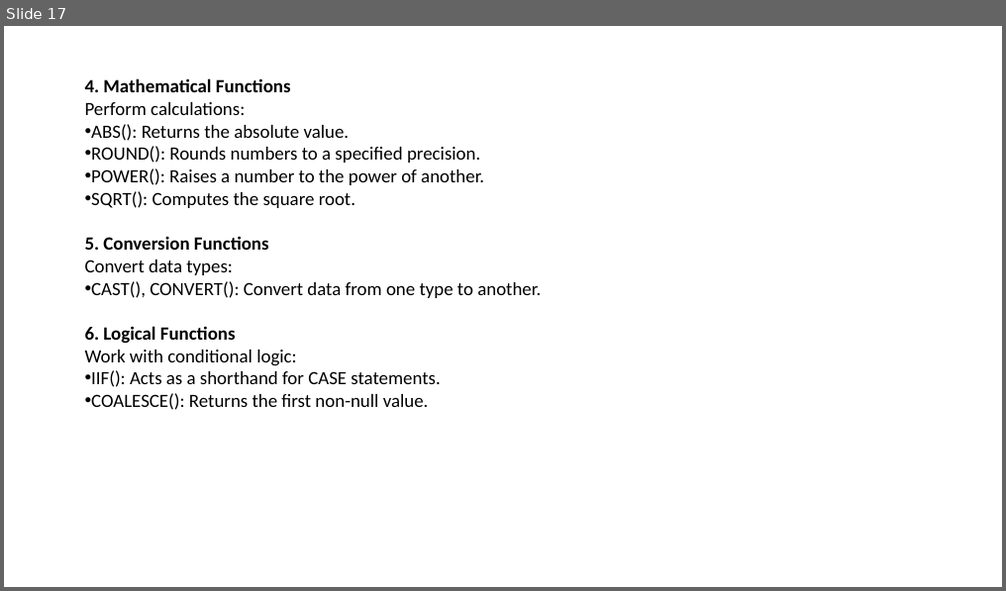
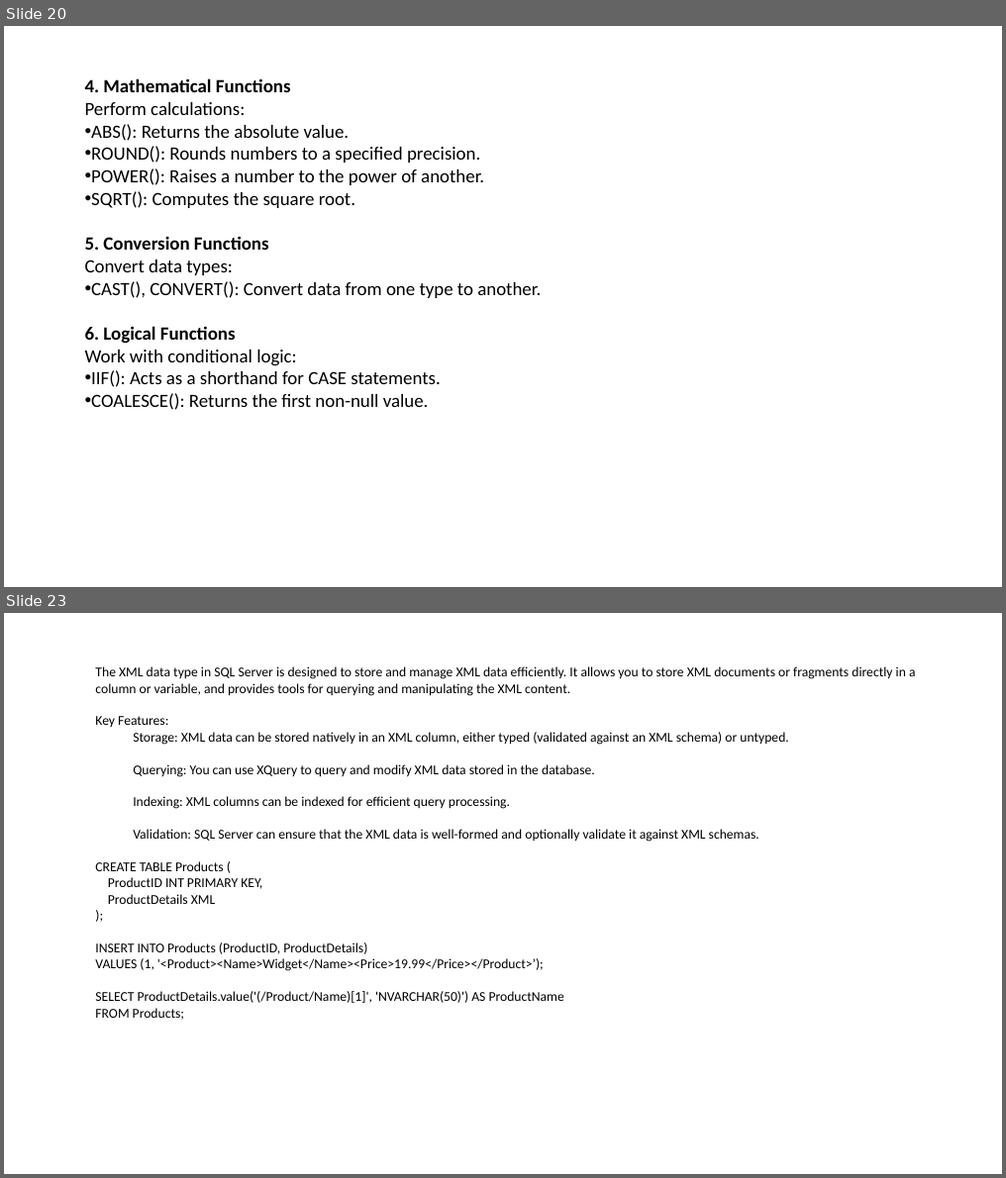
Before and after one commit to NareshESSPL/ESSPL_SqlTraining_AMS, a slide deck: DBMS.pptx. Shown one above the other, each under a label of ours: slide 17 before the commit, slides 20 and 23 after it; the slides between them are not shown. The pictures are 1006x591 and 1006x1178 pixels, drawn with LibreOffice and Linux fonts; fonts in the diff are those of the drawing. Boxes give left, top, right and bottom in pixels: in the first picture for what was removed or moved away, otherwise in the second. Text is boxed around its words. In the diff, an @@ line names an element or a change of style, - is before the commit and + after.

```diff
--- a/DBMS.pptx
+++ b/DBMS.pptx
@@ slide 23 added at [4, 613, 1002, 1174], background #FFFFFF @@
@@ text added at [95, 666, 916, 1020], 13 pt, text #000000 @@
+The XML data type in SQL Server is designed to store and manage XML data efficiently. It allows you to store XML documents or fragments directly in a column or variable, and provides tools for querying and manipulating the XML content.
+Key Features:
+  Storage: XML data can be stored natively in an XML column, either typed (validated against an XML schema) or untyped.
+  Querying: You can use XQuery to query and modify XML data stored in the database.
+  Indexing: XML columns can be indexed for efficient query processing.
+  Validation: SQL Server can ensure that the XML data is well-formed and optionally validate it against XML schemas.
+CREATE TABLE Products (
+ProductID INT PRIMARY KEY,
+ProductDetails XML
+);
+INSERT INTO Products (ProductID, ProductDetails)
+VALUES (1, '<Product><Name>Widget</Name><Price>19.99</Price></Product>’);
+SELECT ProductDetails.value('(/Product/Name)[1]', 'NVARCHAR(50)') AS ProductName
+FROM Products;
@@ what was slide 17 is now slide 20 @@
```
Also in this commit, not shown: 4 slides changed, 14 other slides added, 1 slide removed, 28 other files.
